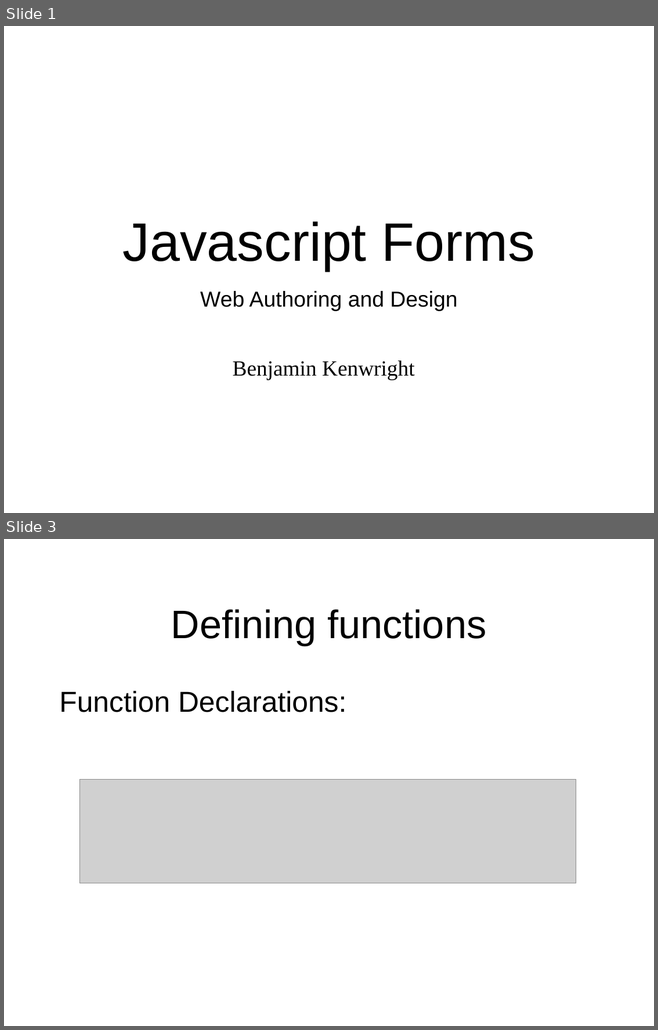
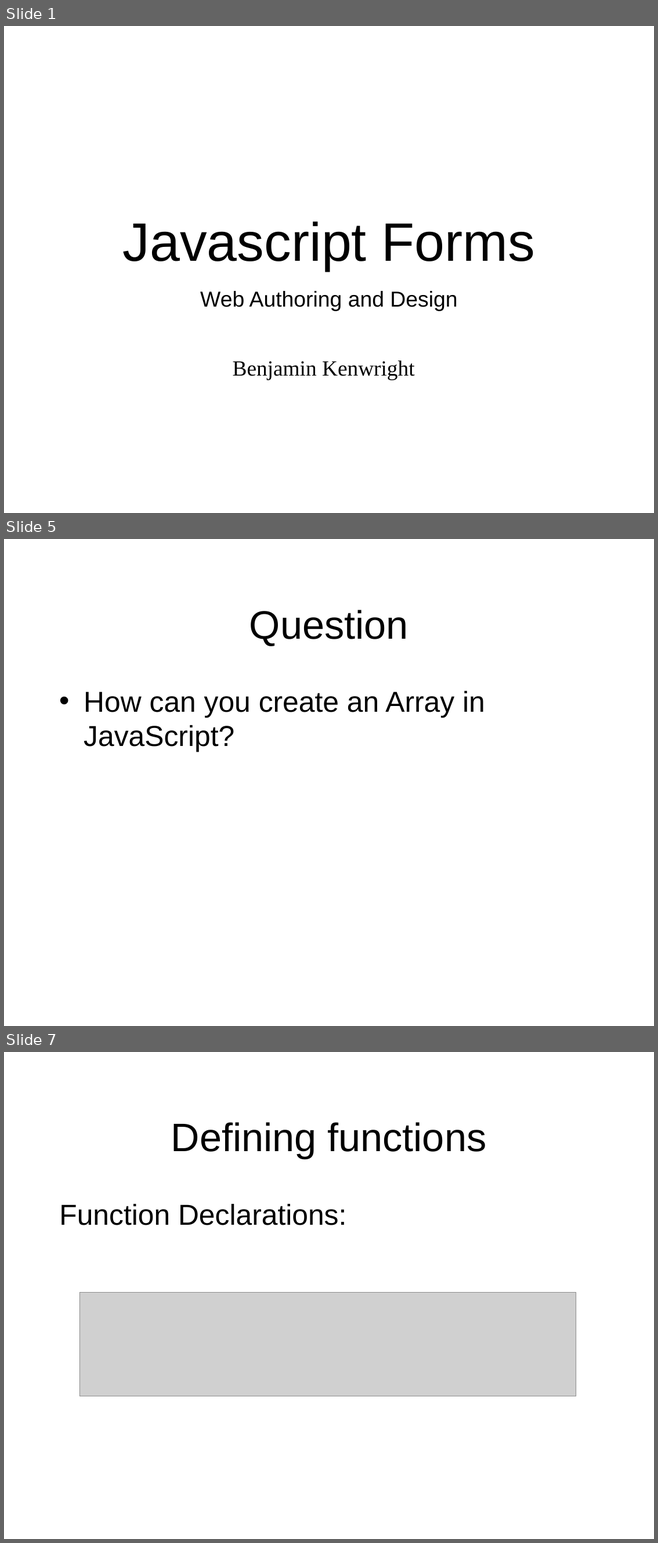
Before and after one commit to octaviordz/zjnu2017.github.io, a slide deck: WAD/lectures/110--Javascript.Forms.pptx. Shown one above the other, each under a label of ours: slides 1 and 3 before the commit, slides 1, 5 and 7 after it; the slides between them are not shown. The pictures are 658x1030 and 658x1543 pixels, drawn with LibreOffice and Linux fonts; fonts in the diff are those of the drawing; grey boxes stand for pictures. Boxes give left, top, right and bottom in pixels: in the first picture for what was removed or moved away, otherwise in the second. Text is boxed around its words. In the diff, an @@ line names an element or a change of style, - is before the commit and + after.

```diff
--- a/WAD/lectures/110--Javascript.Forms.pptx
+++ b/WAD/lectures/110--Javascript.Forms.pptx
@@ slide 5 added at <box>4,539,654,1026</box>, background #FFFFFF @@
@@ title added at <box>249,610,408,646</box>, 44 pt, text #000000 @@
+Question
@@ text added at <box>83,691,485,752</box>, 32 pt, text #000000 @@
+• How can you create an Array in JavaScript?
@@ what was slide 3 is now slide 7 @@
```
Also in this commit, not shown: 1 slide changed, 3 other slides added.
